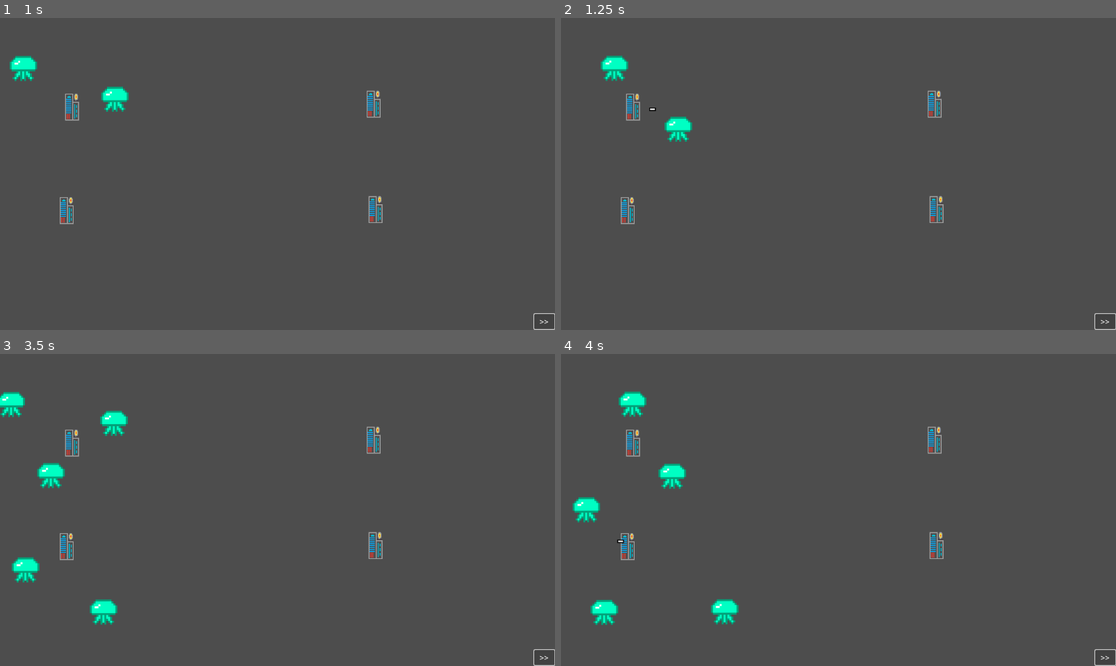
Above: before the commit, frames 1-4 (two rows, left to right).
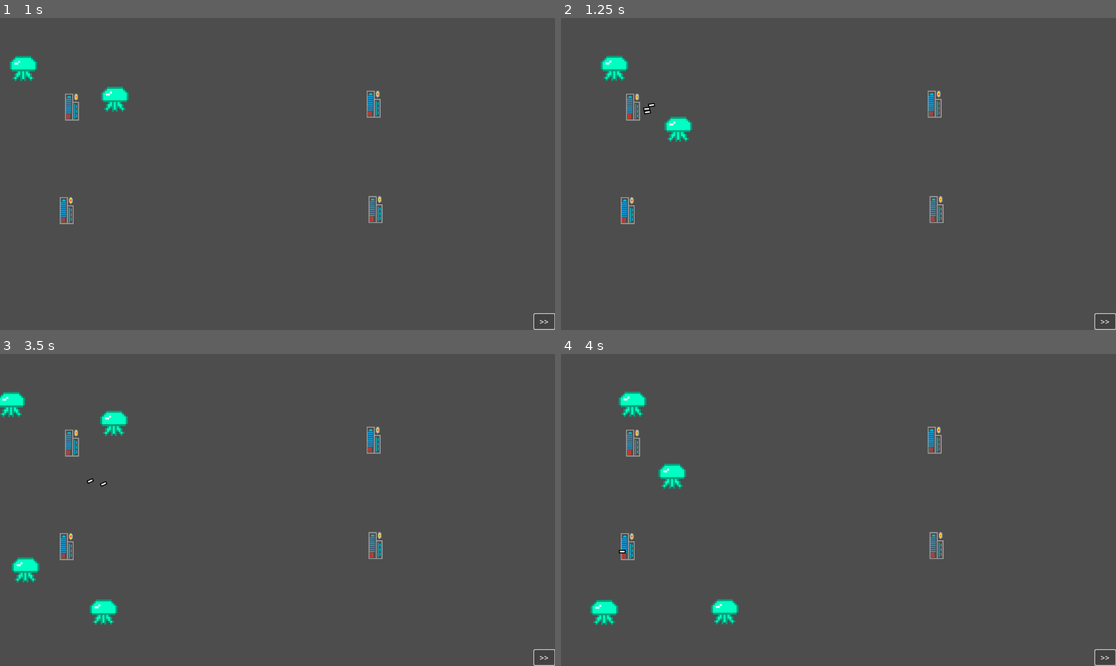
Above: after the commit, the same moments.

Repository: pbagnoud/minijam183
Game: Godot game, scene res://Scenes/main.tscn
Two runs of this game, one before a commit and one after it. Both use one fixed random seed, a clock stepped at 60 frames per second and the inputs below.
Inputs:
- Up to frame 1 (1 s): click ">>" at 0.5 s
- Up to frame 2 (1.25 s): no input
- Up to frame 3 (3.5 s): click ">>" at 1.25 s; click ">>" at 2 s
- Up to frame 4 (4 s): no input

Frame 1 is identical in both runs. In frame 2, less than 0.1% of the frame differs, in the area x 14-18%, y 27-31%; in frame 3, 0.3%, in the area x 6-20%, y 34-43%; in frame 4, 0.3%.

Commit message:
Update main.tscn

Diff:
--- a/minijam183/Scenes/main.tscn
+++ b/minijam183/Scenes/main.tscn
@@ -17,6 +17,7 @@
 
 [node name="Tower1" parent="." instance=ExtResource("2_8gbba")]
 position = Vector2(152, 186)
+has_triple_shoot = true
 
 [node name="Tower2" parent="." instance=ExtResource("2_8gbba")]
 position = Vector2(141, 401)
